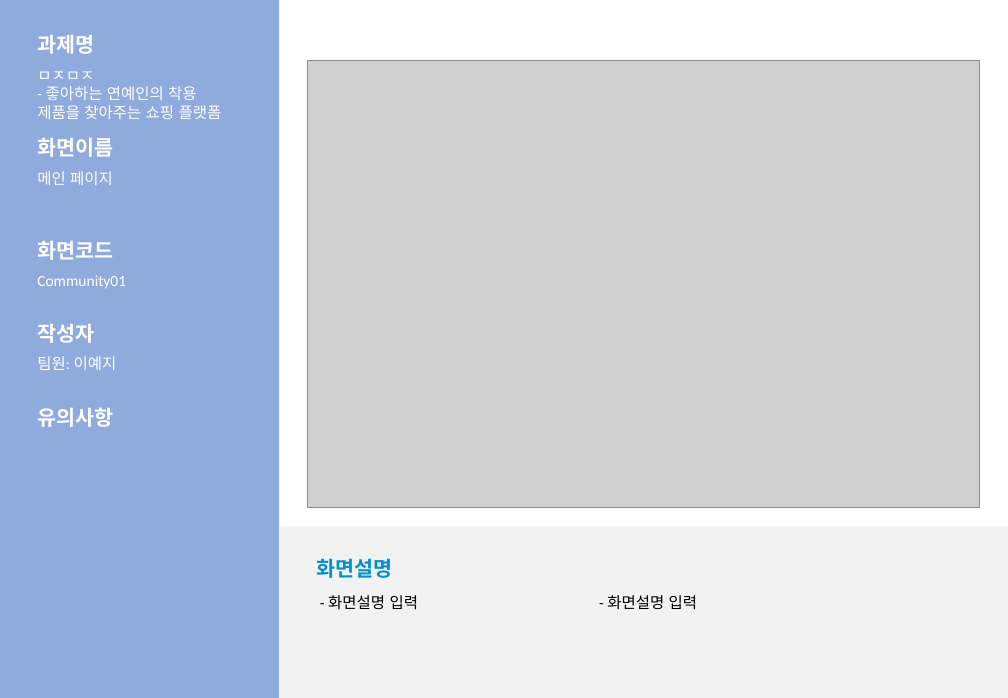
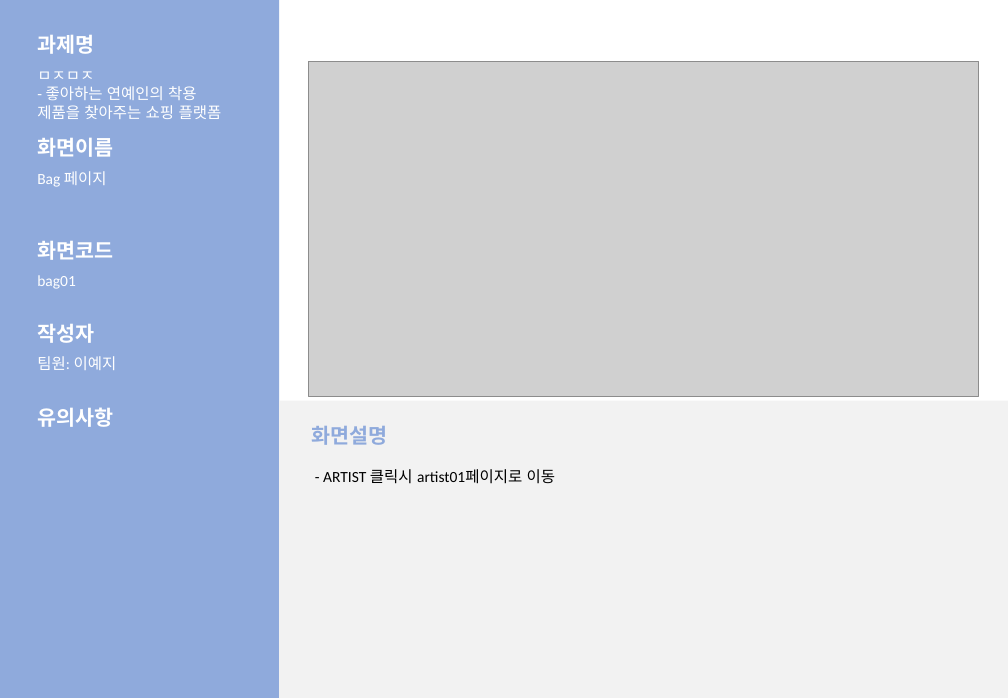
Before and after one commit to LeticiaKang/Project_Idol-Fandom-WebPlaform, a slide deck: slide 7 of 산출문서/화면설계서/화면설계서_서식(1조. HappyVirus).pptx (slide 9 before the commit). Drawn at 1008x698 pixels with LibreOffice and Linux fonts; fonts in the diff are those of the drawing; grey boxes stand for pictures. Boxes give left, top, right and bottom in pixels: in the first picture for what was removed or moved away, otherwise in the second. Text is boxed around its words. In the diff, an @@ line names an element or a change of style, - is before the commit and + after.

Commit message:
화면설계서
- 화면설명 제외한 모든 항목 작성 완료

```diff
--- a/산출문서/화면설계서/화면설계서_서식(1조. HappyVirus).pptx
+++ b/산출문서/화면설계서/화면설계서_서식(1조. HappyVirus).pptx
@@ picture: place and size @@
-picture at (307, 60, 980, 507)
+picture at (308, 61, 979, 396)
@@ text at (37, 171, 107, 187): text changed @@
-메인 페이지
+Bag 페이지
@@ text at (37, 275, 76, 289): text changed @@
-Community01
+bag01
@@ rectangle: place and size @@
-rectangle at (279, 527, 1008, 698)
+rectangle at (279, 400, 1008, 698)
@@ text "화면설명": place and size @@
-text "화면설명" at (316, 558, 392, 578)
+text "화면설명" at (311, 426, 387, 445)
@@ text "화면설명" at (311, 426, 387, 445): text colour #0090D0 to #8FAADC @@
@@ text at (323, 469, 555, 484): text changed @@
-- 화면설명 입력
+- ARTIST 클릭시 artist01페이지로 이동
@@ text removed at (607, 595, 697, 610) @@
-- 화면설명 입력
```
Also in this commit, not shown: 5 other slides changed, 6 slides added, 2 slides removed.
